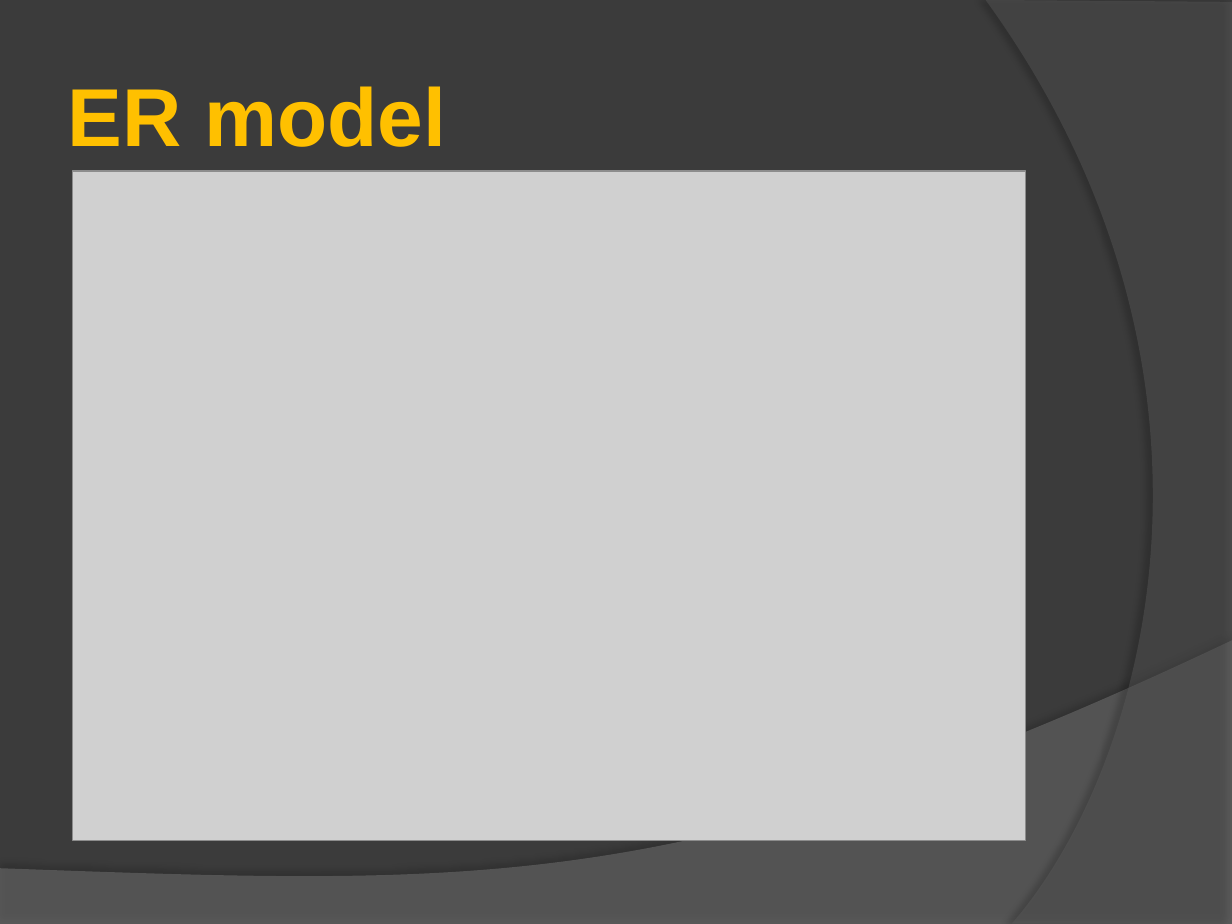
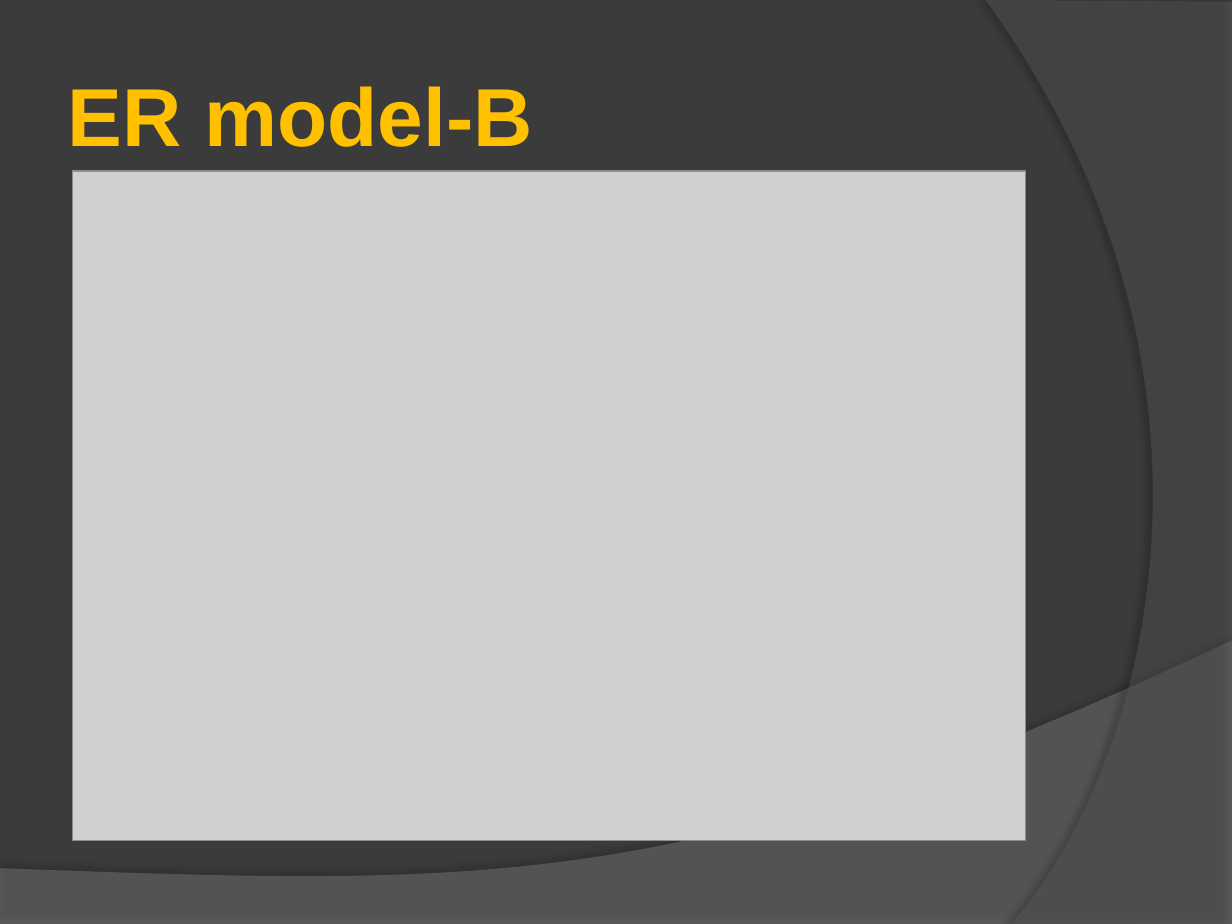
Before and after one commit to Michelletai/G12, a slide deck: slide 5 of doc/admin/G12-傢俱查詢網.pptx (slide 4 before the commit). Drawn at 1232x924 pixels with LibreOffice and Linux fonts; fonts in the diff are those of the drawing; grey boxes stand for pictures. Boxes give left, top, right and bottom in pixels: in the first picture for what was removed or moved away, otherwise in the second. Text is boxed around its words. In the diff, an @@ line names an element or a change of style, - is before the commit and + after.

```diff
--- a/doc/admin/G12-傢俱查詢網.pptx
+++ b/doc/admin/G12-傢俱查詢網.pptx
@@ title at (68,86,533,147): text changed @@
-ER model
+ER model-B
```
Also in this commit, not shown: 1 other slide changed, 2 slides added.
